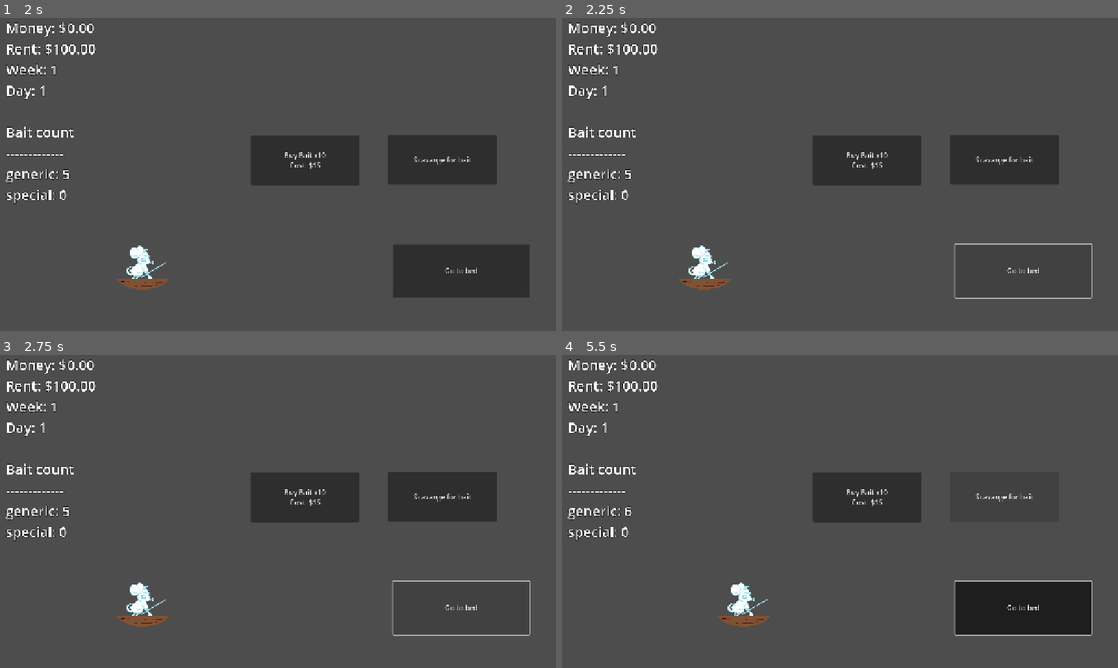
Above: before the commit, frames 1-4 (two rows, left to right).
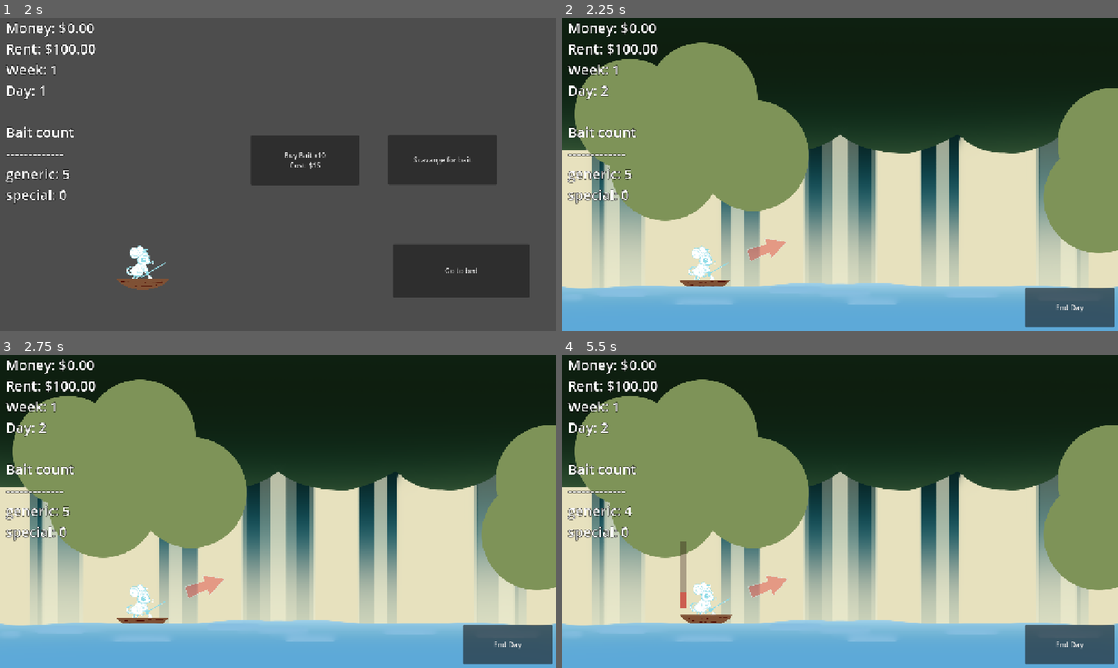
Above: after the commit, the same moments.

Repository: Meoah/Team-Awesome
Game: Godot game, scene res://scenes/default.tscn
The game is run twice, just before and just after one commit, with the same random seed, the same clock (stepped at 60 frames per second) and the same inputs.
Inputs (mouse positions are in pixels of both pictures, inside the frame that each line leads up to):
- Up to frame 1 (2 s): click (283, 158) at 0.5 s; click "End Day" at 1.25 s
- Up to frame 2 (2.25 s): click "Go to bed" at 2 s
- Up to frame 3 (2.75 s): no input
- Up to frame 4 (5.5 s): click (1023, 608) at 2.75 s, where only the run before the commit has a clickable "Go to bed"; click (867, 495) at 3.5 s, where only the run before the commit has a clickable "Buy Bait x10 Cost: $15"; click (1006, 495) at 4.25 s, where only the run before the commit has a clickable "Scavange for bait"; hold Right (right) from 5.03 s (still down); hold Space (action) from 5.03 s (still down)

Frame 1 is identical in both runs. In frame 2, 96% of the frame differs, in the area x 0-100%, y 0-100%; in frame 3, 96%; in frame 4, 97%.

Commit message:
Update nighttime_main.gd

Diff:
--- a/scripts/game/nighttime_main.gd
+++ b/scripts/game/nighttime_main.gd
@@ -15,9 +15,11 @@
 			PlayManager.request_dead_state()
 			$Control.visible = true
 			return
-	if PlayManager.request_idle_day_state():
-		player_data._next_day()
-		GameManager.change_scene_deferred(GameManager.daytime_scene)
+	if PlayManager.request_sleeping_state():
+		print("Sleepin")
+		if PlayManager.request_idle_day_state():
+			player_data._next_day()
+			GameManager.change_scene_deferred(GameManager.daytime_scene)
 
 func _ready() -> void:
 	scavange = 0
